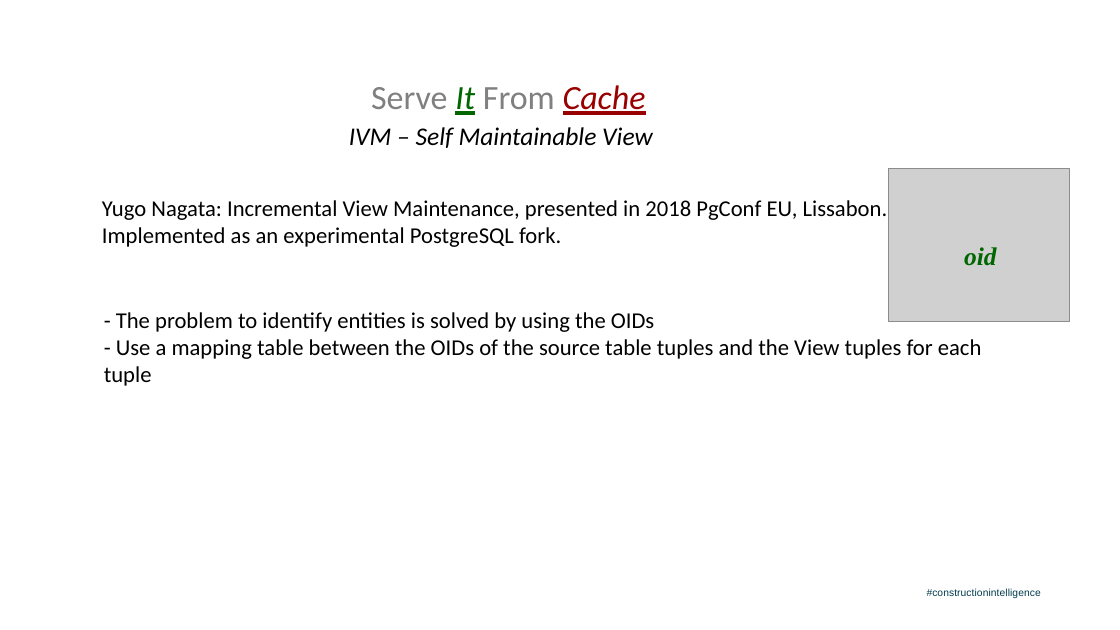
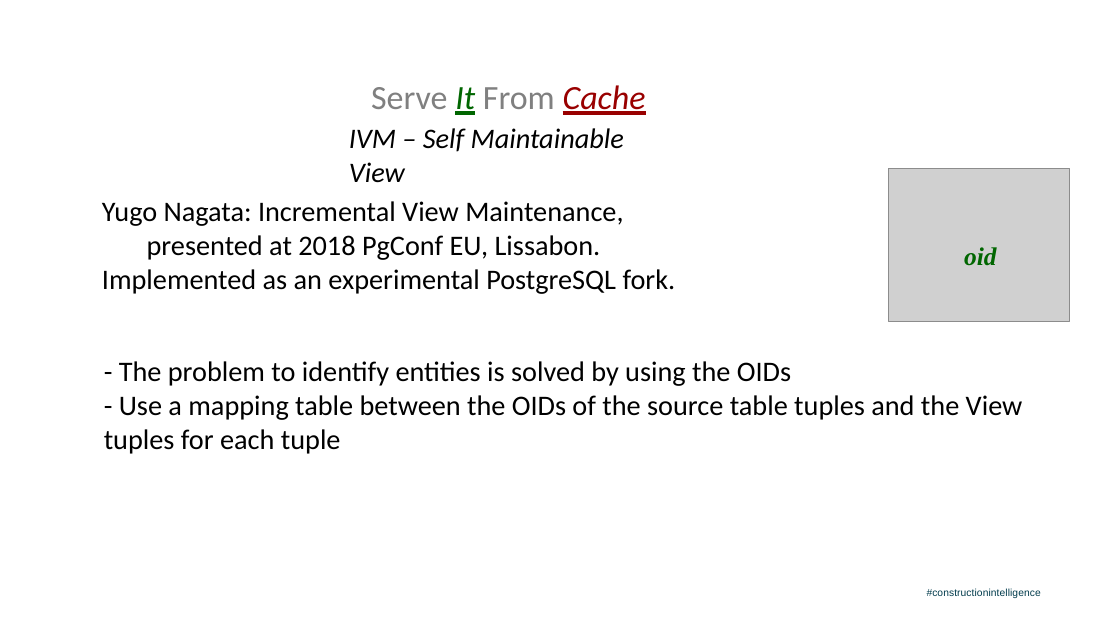
Before and after one commit to salmonix/incremental_query_cache, a slide deck: slide 15 of Milan_PgConf2019_Presentation.odp (slide 14 before the commit). Drawn at 1120x630 pixels with LibreOffice and Linux fonts; fonts in the diff are those of the drawing; grey boxes stand for pictures; background and template pictures are left out. Boxes give left, top, right and bottom in pixels: in the first picture for what was removed or moved away, otherwise in the second. Text is boxed around its words. In the diff, an @@ line names an element or a change of style, - is before the commit and + after.

```diff
--- a/Milan_PgConf2019_Presentation.odp
+++ b/Milan_PgConf2019_Presentation.odp
@@ text "IVM – Self Maintainable View" at box(349, 128, 624, 183): size 36 to 40 pt @@
@@ text at box(102, 201, 623, 260): text changed; size 32 to 40 pt @@
-Yugo Nagata: Incremental View Maintenance, presented in 2018 PgConf EU, Lissabon.
+Yugo Nagata: Incremental View Maintenance,
+presented at 2018 PgConf EU, Lissabon.
@@ text at box(102, 269, 676, 294): size 32 to 40 pt in "Implemented as an experimental PostgreSQL fork." @@
@@ text "- The problem to identify ...": place and size @@
-text "- The problem to identify ..." at box(104, 312, 982, 386)
+text "- The problem to identify ..." at box(104, 361, 1023, 454)
@@ text "- The problem to identify ..." at box(104, 361, 1023, 454): size 32 to 40 pt @@
```
Also in this commit, not shown: 21 other slides changed, 2 slides added, 2 slides removed, 1 other file.
